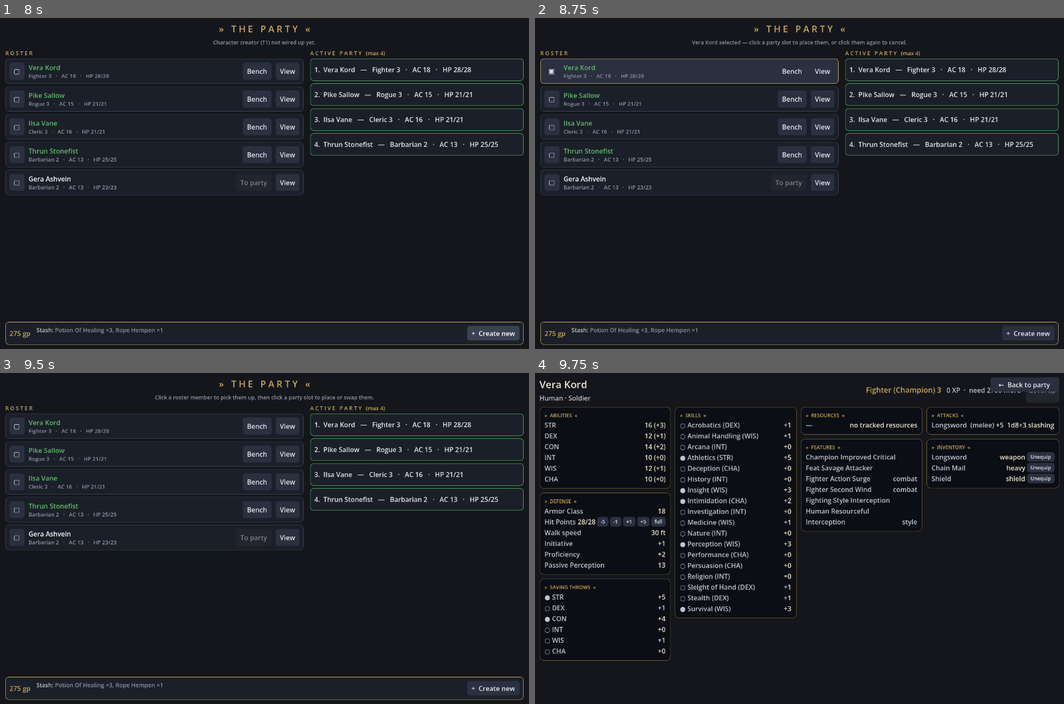
Above: before the commit, frames 1-4 (two rows, left to right).
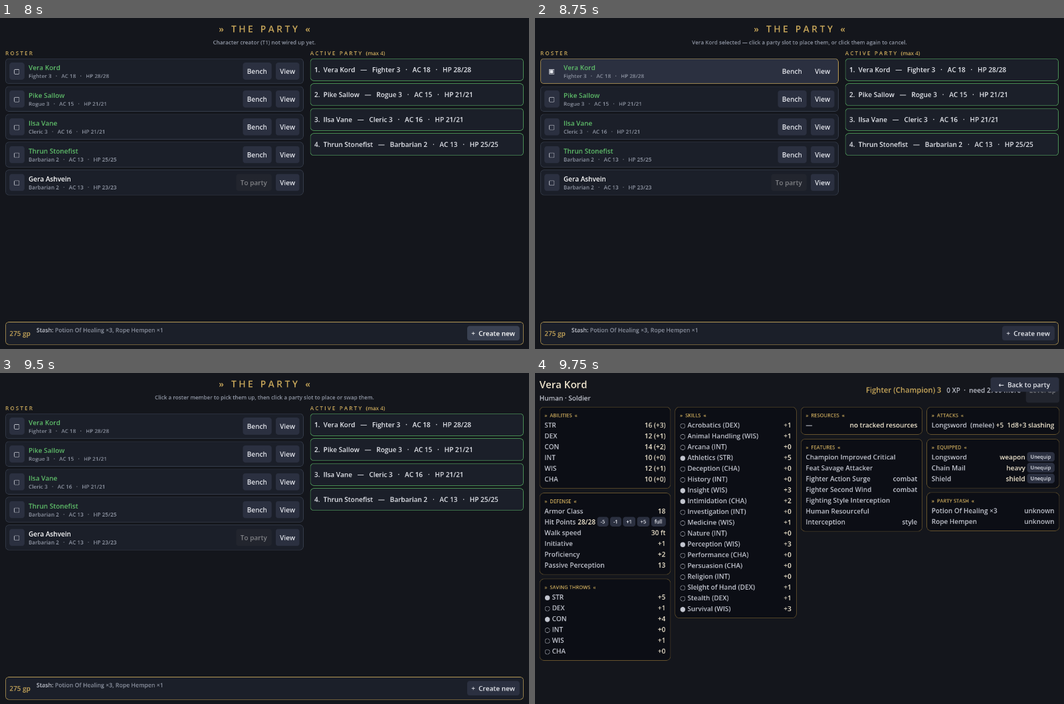
Above: after the commit, the same moments.

Repository: EgecanOzcakar/sorcmerc
Game: Godot game, scene res://scenes/party/party.tscn
Same seed, same stepped clock (60 frames per second), same inputs: the game is played once before the commit and once after it. This scene is started directly instead of the project's main scene.
Inputs:
- Up to frame 1 (8 s): click "Bench" at 0.5 s; click "To party" at 1.25 s; click "Bench" at 2 s; click "To party" at 2.75 s; click "Bench" at 3.5 s; click "To party" at 4.25 s; click "Bench" at 5 s; click "To party" at 5.75 s; click "+ Create new" at 6.5 s; click "+ Create new" at 7.25 s
- Up to frame 2 (8.75 s): click "▢" at 8 s
- Up to frame 3 (9.5 s): click "▣" at 8.75 s
- Up to frame 4 (9.75 s): click "View" at 9.5 s

Frames 1-3 are identical in both runs. In frame 4, 0.5% of the frame differs, in the area x 73-100%, y 21-48%.

Commit message:
T10.3: one shared party inventory, no per-character bag
Character.inventory dropped (build + save format); pass_gear resolves from
ch.equipped only. The profile screen takes an injected party and equips out
of / unequips into Party.stash; the party screen injects it.

Co-Authored-By: Claude Opus 5 <noreply@anthropic.com>

Diff:
--- a/core/character.gd
+++ b/core/character.gd
@@ -11,7 +11,7 @@
 var choices: Dictionary = {}            # choice_key -> decision
 var feats: Array[String] = []
 var equipped: Array[String] = []        # weapon/armor ids worn or wielded
-var inventory: Array[Dictionary] = []   # [{item_id, quantity}]
+                                        # everything unequipped lives in Party.stash
 var pools: Dictionary = {}              # pool_id -> current uses
 var slots_used: Array[int] = []         # spell slots spent, per level; cleared by a long rest
 var hp_current: int = -1                # -1 = full
--- a/core/character_save.gd
+++ b/core/character_save.gd
@@ -16,8 +16,8 @@
 #   "levels": [{"class_id": "fighter", "hp_roll": -1}],   // ordered; -1 = average HP
 #   "choices": {"skill-choice:class:fighter:0": {"type":"skill-choice","skills":["perception","insight"]}},
 #   "feats": ["alert"],               // feats taken outside a feat-choice grant
-#   "equipped": ["longsword", "chain-mail", "shield"],
-#   "inventory": [{"item_id": "dagger", "quantity": 1}],
+#   "equipped": ["longsword", "chain-mail", "shield"],   // unequipped gear is the party's,
+#                                                        // not the character's (Party.stash)
 #   "pools": {"second-wind": 1},      // campaign state: uses REMAINING
 #   "hp_current": -1,                 // -1 = full
 #   "prepared": ["cure-wounds"],
@@ -58,7 +58,6 @@
 		"choices": ch.choices.duplicate(true),
 		"feats": ch.feats.duplicate(),
 		"equipped": ch.equipped.duplicate(),
-		"inventory": ch.inventory.duplicate(true),
 		"pools": ch.pools.duplicate(),
 		"hp_current": ch.hp_current,
 		"prepared": ch.prepared.duplicate(),
@@ -91,8 +90,6 @@
 				alloc[a] = int(alloc[a])
 	ch.feats.assign(d.get("feats", []))
 	ch.equipped.assign(d.get("equipped", []))
-	for i in d.get("inventory", []):
-		ch.inventory.append({"item_id": String(i["item_id"]), "quantity": int(i.get("quantity", 1))})
 	for k in d.get("pools", {}):
 		ch.pools[k] = int(d["pools"][k])
 	ch.hp_current = int(d.get("hp_current", -1))
--- a/core/rules/pass_gear.gd
+++ b/core/rules/pass_gear.gd
@@ -1,7 +1,8 @@
 # Equipment resolution + attacks. Ported from dnd-maintainer src/lib/resolver/equipment.ts.
 # v1 scope: weapons.json + armor.json only. The export ships no gear/packs/bundles
 # (SCHEMA gaps #1, #2, #6), so bundle-choice resolves to a warning and unknown item
-# ids become inert inventory rows.
+# ids become inert rows. Only `ch.equipped` is a character's — everything else the
+# party is carrying lives in Party.stash (T10), which the sheet knows nothing about.
 extends RefCounted
 
 const Bundles = preload("res://core/rules/bundles.gd")
@@ -14,11 +15,6 @@
 	var items: Array = []
 	var qty := {}
 	var order: Array = []
-	for row in ch.inventory:
-		var iid: String = row["item_id"]
-		if not qty.has(iid):
-			order.append(iid)
-		qty[iid] = int(qty.get(iid, 0)) + int(row.get("quantity", 1))
 	for iid in ch.equipped:
 		if not qty.has(iid):
 			order.append(iid)
--- a/scenes/party/party.gd
+++ b/scenes/party/party.gd
@@ -260,6 +260,7 @@
 	add_child(overlay)
 	var prof = load(PROFILE_SCENE).instantiate()
 	overlay.add_child(prof)
+	prof.set_party(party)          # equip pulls from the shared stash, not the character
 	prof.set_character(ch)
 	var back := Button.new()
 	back.text = "←  Back to party"
--- a/scenes/profile/profile.gd
+++ b/scenes/profile/profile.gd
@@ -23,7 +23,10 @@
 const COL_DIM := Color("c2c5cf")
 const COL_ACCENT := Color("8fb7d8")
 
+const Party = preload("res://core/party.gd")
+
 var _ch                                 # core/character.gd
+var _party                              # core/party.gd — the shared stash (T10)
 var _fields: Dictionary = {}            # key -> Label, for tests
 var _body: HBoxContainer
 var _chrome := false
@@ -48,6 +51,19 @@
 
 func character():
 	return _ch
+
+# The party whose stash this screen equips from. Injected by the party/campaign
+# screens; standalone it falls back to a one-character demo party.
+func set_party(p) -> void:
+	_party = p
+	if _chrome:
+		_render()
+
+func party():
+	if _party == null:
+		_party = Party.new()
+		_party.add_member(_ch)
+	return _party
 
 # The rendered text of a field, for tests: field("ac"), field("skill_stealth"), ...
 func field(key: String) -> String:
@@ -368,42 +384,57 @@
 
 # --- inventory ---------------------------------------------------------------
 
+# Worn/wielded (off the sheet), then the party's shared stash. Equipping moves an
+# item out of the stash onto this character; unequipping puts it back.
 func _inventory(col: VBoxContainer, s) -> void:
-	var v := _panel(col, "Inventory")
+	var v := _panel(col, "Equipped")
 	if s.equipment.is_empty():
-		_row(v, "—", "empty")
+		_row(v, "—", "nothing worn")
 	for it in s.equipment:
-		var iid: String = it["item_id"]
-		var nm: String = it["def"].get("name", _title(iid))
-		var qty: int = int(it["quantity"])
-		if qty > 1:
-			nm += " ×%d" % qty
-		var tag: String = it["kind"]
-		if it["kind"] == "armor":
-			tag = str(it["def"].get("category", "armor"))
-		var h := _row(v, nm, tag, "item_" + iid, COL_TEXT if it["equipped"] else COL_DIM)
-		if it["kind"] == "unknown":
-			continue
-		var b := Button.new()
-		b.text = "Unequip" if it["equipped"] else "Equip"
-		b.add_theme_font_size_override("font_size", 12)
-		b.pressed.connect(toggle_equip.bind(iid))
-		h.add_child(b)
-		_fields["equip_btn_" + iid] = b
-
-# Public so tests can drive it without a button press.
+		_item_row(v, String(it["item_id"]), it["def"], String(it["kind"]), int(it["quantity"]), true)
+
+	var stash := _panel(col, "Party stash")
+	if party().stash.is_empty():
+		_row(stash, "—", "empty")
+	for e in party().stash:
+		var iid := String(e["item_id"])
+		var def: Dictionary = Catalog.index("weapons.json").get(iid, {})
+		var kind := "weapon"
+		if def.is_empty():
+			def = Catalog.index("armor.json").get(iid, {})
+			kind = "armor"
+		if def.is_empty():
+			def = Catalog.index("magic-items.json").get(iid, {})
+			kind = "unknown"
+		_item_row(stash, iid, def, kind, int(e["quantity"]), false)
+
+func _item_row(v: VBoxContainer, iid: String, def: Dictionary, kind: String, qty: int,
+		equipped: bool) -> void:
+	var nm: String = def.get("name", _title(iid))
+	if qty > 1:
+		nm += " ×%d" % qty
+	var tag := kind
+	if kind == "armor":
+		tag = str(def.get("category", "armor"))
+	var h := _row(v, nm, tag, "item_" + iid, COL_TEXT if equipped else COL_DIM)
+	if kind == "unknown":
+		return
+	var b := Button.new()
+	b.text = "Unequip" if equipped else "Equip"
+	b.add_theme_font_size_override("font_size", 12)
+	b.pressed.connect(toggle_equip.bind(iid))
+	h.add_child(b)
+	_fields["equip_btn_" + iid] = b
+
+# Public so tests can drive it without a button press. Moves one unit between the
+# character's `equipped` and the party's shared stash.
 func toggle_equip(item_id: String) -> void:
 	if item_id in _ch.equipped:
 		_ch.equipped.erase(item_id)
-		# equipped-but-not-carried items only exist on `equipped`; keep them in the bag
-		# so unequipping doesn't delete the item.
-		var carried := false
-		for row in _ch.inventory:
-			if row["item_id"] == item_id:
-				carried = true
-		if not carried:
-			_ch.inventory.append({"item_id": item_id, "quantity": 1})
+		party().stash_add(item_id)
+	elif party().stash_remove(item_id):
+		_ch.equipped.append(item_id)
 	else:
-		_ch.equipped.append(item_id)
+		return
 	_ch.dirty()
 	_render()
--- a/tests/test_profile.gd
+++ b/tests/test_profile.gd
@@ -5,6 +5,7 @@
 const Presets = preload("res://core/presets.gd")
 const Catalog = preload("res://core/rules/catalog.gd")
 const Character = preload("res://core/character.gd")
+const Party = preload("res://core/party.gd")
 
 var _pass := 0
 var _fail := 0
@@ -88,12 +89,39 @@
 	check(not p._fields.has("attack_longsword"), "unequipped weapon leaves the attack list")
 	check(vera.sheet().attacks.size() == 1, "unarmed strike is the only attack left")
 
+	# T10: everything unequipped went to the party's shared stash, not the character.
+	var pty = p.party()
+	check(pty.stash_count("shield") == 1 and pty.stash_count("chain-mail") == 1
+		and pty.stash_count("longsword") == 1, "unequipped gear lands in the party stash")
+
 	p.toggle_equip("chain-mail")
 	p.toggle_equip("shield")
 	p.toggle_equip("longsword")
 	check(p.field("ac") == str(armored), "re-equipping restores AC")
 	check(p._fields.has("attack_longsword"), "re-equipping restores the attack row")
+	check(pty.stash.is_empty(), "re-equipping empties the stash again")
 	p.queue_free()
+
+	# An injected party is the one that gets equipped from.
+	var pike = Presets.pike()
+	var shared = Party.new()
+	shared.add_member(pike)
+	shared.stash_add("greataxe")
+	var p2 = load("res://scenes/profile/profile.tscn").instantiate()
+	root.add_child(p2)
+	p2.set_party(shared)
+	p2.set_character(pike)
+	check(p2._fields.has("item_greataxe"), "the stash is rendered on the sheet")
+	p2.toggle_equip("greataxe")
+	check("greataxe" in pike.equipped and shared.stash_count("greataxe") == 0,
+		"equipping pulls the item out of the shared stash")
+	check(p2._fields.has("attack_greataxe"), "and it shows up as an attack")
+	p2.toggle_equip("greataxe")
+	check(not "greataxe" in pike.equipped and shared.stash_count("greataxe") == 1,
+		"unequipping returns it to the shared stash")
+	p2.toggle_equip("plate")
+	check(not "plate" in pike.equipped, "equipping what the party does not carry is a no-op")
+	p2.queue_free()
 
 # HP and pools are editable, and a long rest restores both.
 func _resources() -> void:
--- a/tests/test_rules.gd
+++ b/tests/test_rules.gd
@@ -70,7 +70,8 @@
 		"classes.json": 12, "subclasses.json": 48, "species.json": 10,
 		"backgrounds.json": 16, "feats.json": 74, "fighting-styles.json": 10,
 		"spells.json": 146, "weapons.json": 39, "armor.json": 13,
-		"magic-items.json": 262, "conditions.json": 15, "skills.json": 18,
+		# magic items: 262 exported + the game-authored scroll-of-resurrection
+		"magic-items.json": 263, "conditions.json": 15, "skills.json": 18,
 	}
 	for f in counts:
 		var a = Catalog.all(f)
